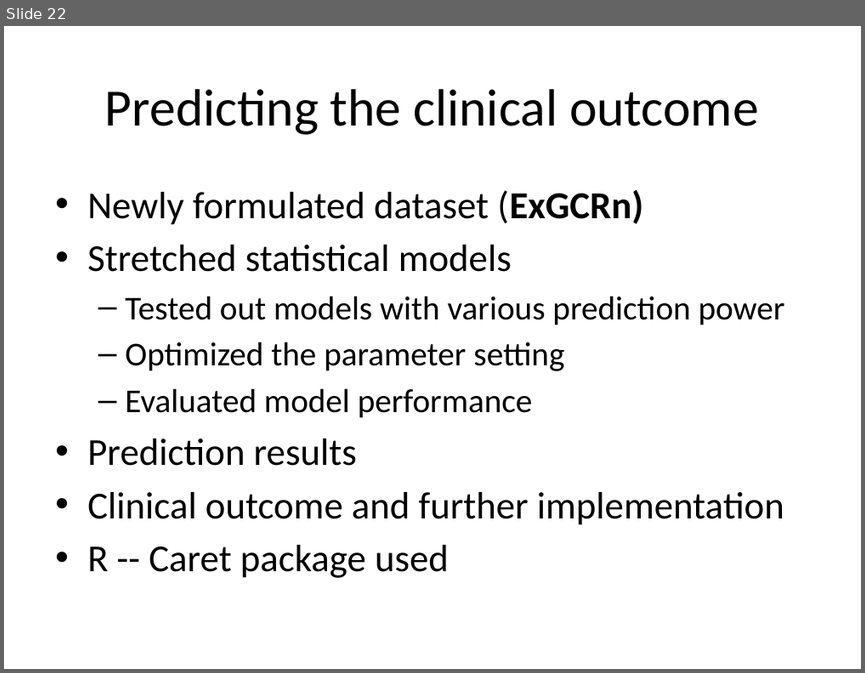
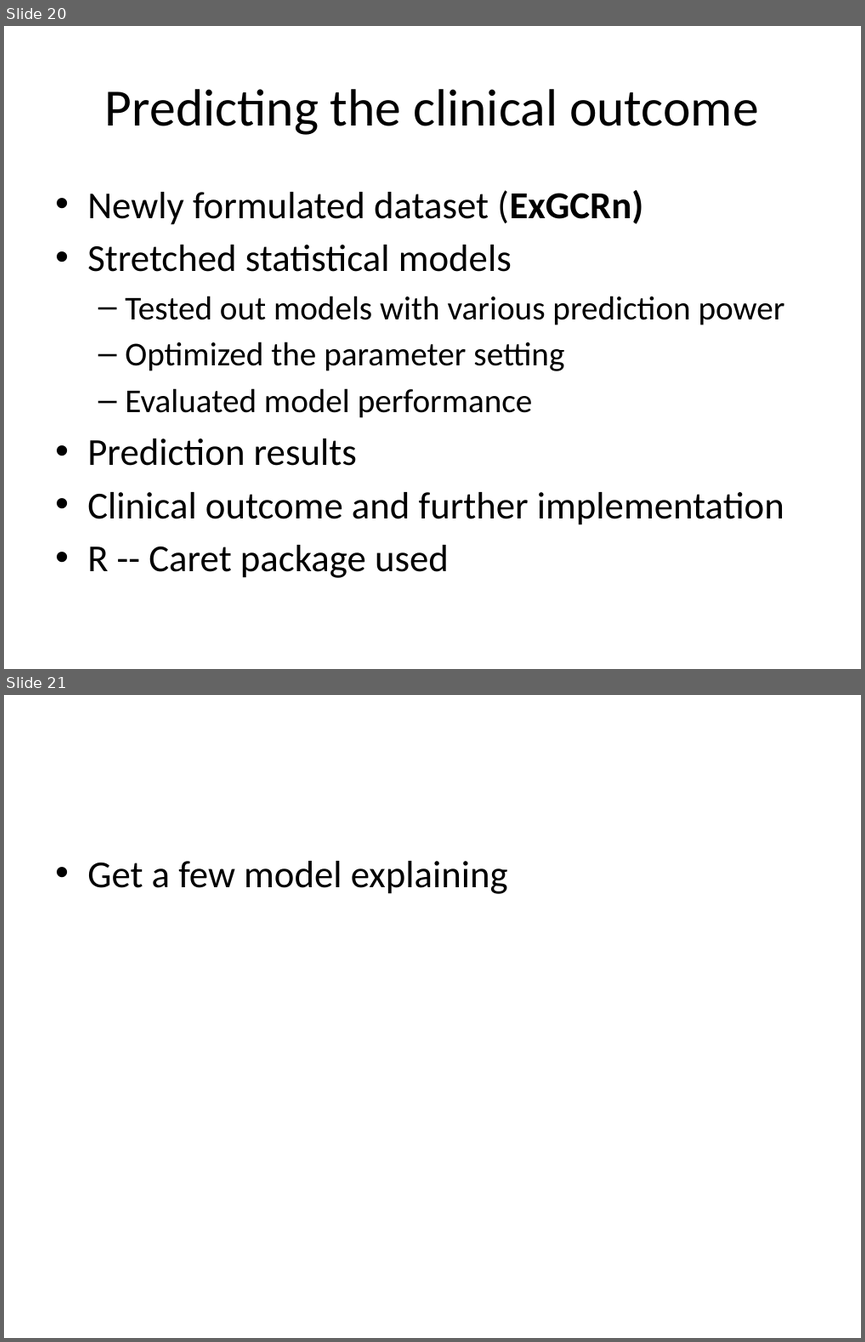
Before and after one commit to 2waybene/mixturemodel, a slide deck: BeijingMeeting/OralCancer-draft.pptx. Shown one above the other, each under a label of ours: slide 22 before the commit, slides 20 and 21 after it. The pictures are 865x673 and 865x1342 pixels, drawn with LibreOffice and Linux fonts; fonts in the diff are those of the drawing. Boxes give left, top, right and bottom in pixels: in the first picture for what was removed or moved away, otherwise in the second. Text is boxed around its words. In the diff, an @@ line names an element or a change of style, - is before the commit and + after.

```diff
--- a/BeijingMeeting/OralCancer-draft.pptx
+++ b/BeijingMeeting/OralCancer-draft.pptx
@@ slide 21 added at [4, 695, 861, 1338], background #FFFFFF @@
@@ text added at [87, 861, 508, 894], 32 pt, text #000000 @@
+• Get a few model explaining
@@ what was slide 22 is now slide 20 @@
```
Also in this commit, not shown: 3 other slides added.
